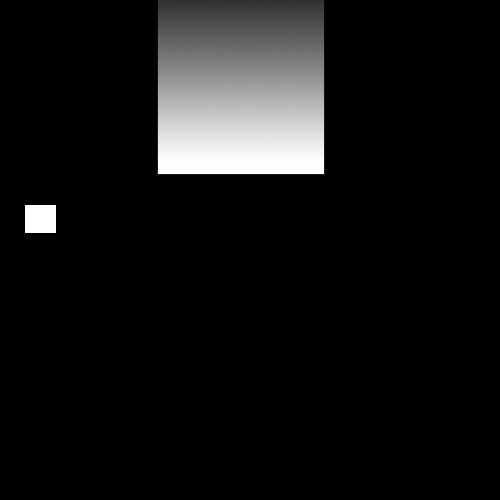
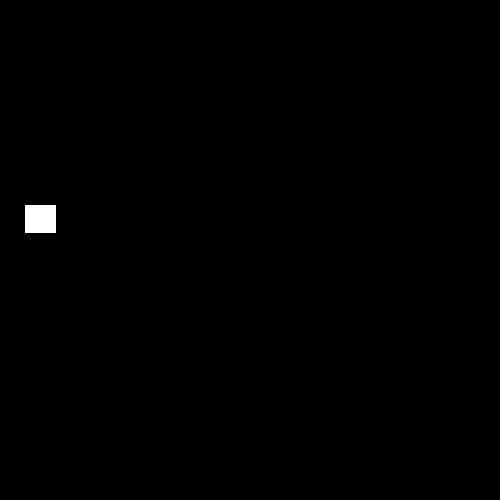
Before/after of a 500×500 layered artwork. What changed in the layer stack:
hid "Relleno degradado 1", painted on it over [157, 0, 325, 175]
painted on "Capa 2" over [158, 0, 324, 174]
